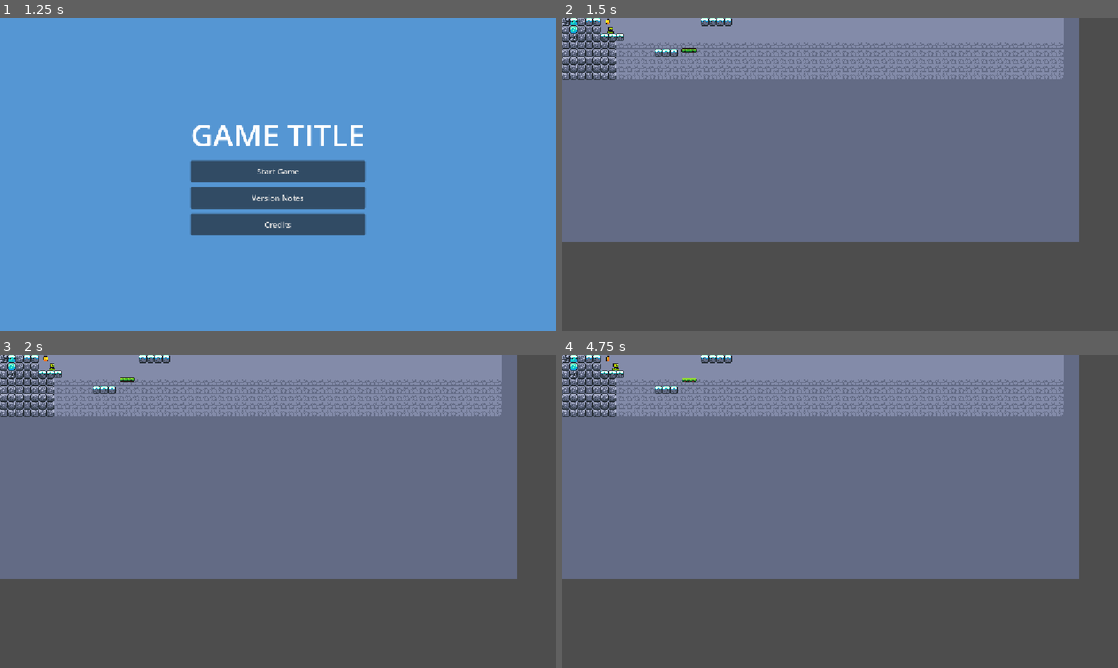
Above: before the commit, frames 1-4 (two rows, left to right).
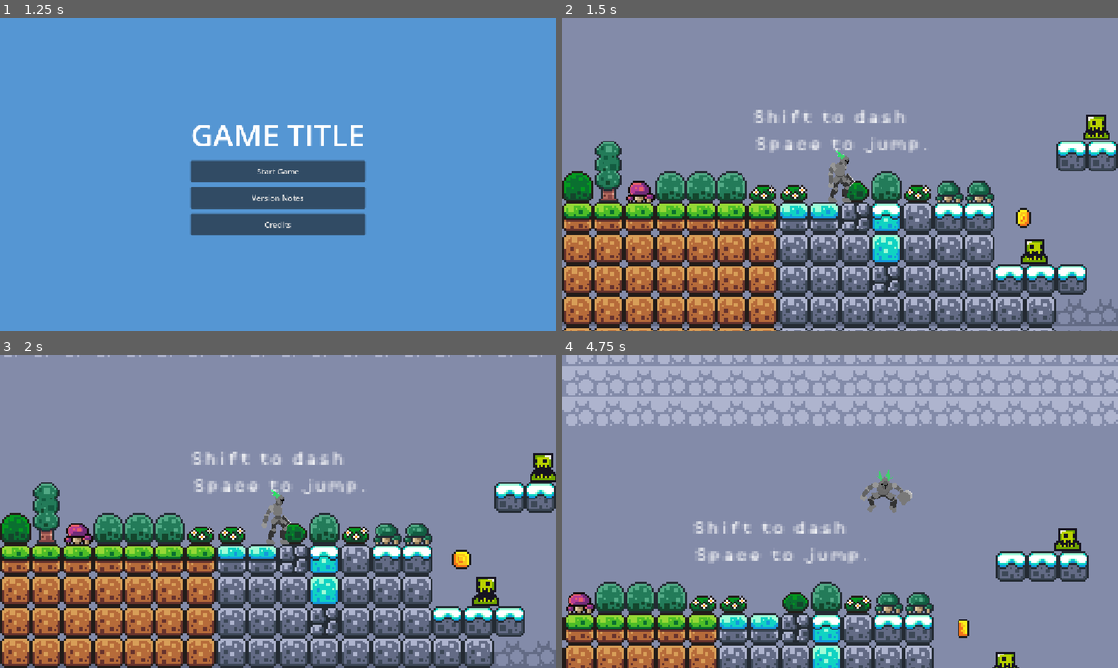
Above: after the commit, the same moments.

Repository: jrhagerty/first-game
Game: Godot game, scene res://scenes/splash_screen.tscn
Same seed, same stepped clock (60 frames per second), same inputs: the game is played once before the commit and once after it. Video files are missing from this copy of the repository; at most half a second of black plays in their place.
Inputs (mouse positions are in pixels of both pictures, inside the frame that each line leads up to):
- Up to frame 1 (1.25 s): tap Enter at 0.5 s; move the mouse to (400, 158) at 0.52 s; hold D (move_right) from 0.53 s (still down); tap Shift (dash) at 0.6 s; tap Space (Jump) at 0.77, 0.8, 1.07 s
- Up to frame 2 (1.5 s): release D (move_right) at 1.25 s; click "Start Game" at 1.25 s
- Up to frame 3 (2 s): no input
- Up to frame 4 (4.75 s): move the mouse to (728, 527) at 2.02 s; hold D (move_right) 2.03-2.78 s; tap Space (Jump) at 2.1, 2.27, 2.57, 3.05, 3.77, 4.07, 4.35, 4.52 s; tap Shift (dash) at 2.3, 2.85, 3.6 s; move the mouse to (895, 442) at 2.77 s; hold A (move_left) 2.78-3.53 s; move the mouse to (812, 574) at 3.52 s; hold D (move_right) from 3.53 s (still down); move the mouse to (1006, 558) at 4.27 s

Frame 1 is identical in both runs. In frame 2, 84% of the frame differs, in the area x 0-100%, y 0-100%; in frame 3, 84%; in frame 4, 94%.

Commit message:
Update player.tscn

Diff:
--- a/scenes/player.tscn
+++ b/scenes/player.tscn
@@ -1,234 +1,234 @@
 [gd_scene format=3 uid="uid://b3hjlgmu1lcvb"]
 
 [ext_resource type="Script" uid="uid://bhqlgaeisqull" path="res://scripts/player.gd" id="1_g2els"]
-[ext_resource type="Texture2D" path="res://Dashing Right.png" id="2_d2wvv"]
-[ext_resource type="Texture2D" path="res://Drake Knight Idle Left.png" id="2_tuyoq"]
-[ext_resource type="Texture2D" path="res://Dashing left.png" id="3_3v2ag"]
+[ext_resource type="Texture2D" uid="uid://dsigdc46u6jih" path="res://assets/player/Dashing left.png" id="2_d2wvv"]
+[ext_resource type="Texture2D" uid="uid://blost1kneuiu0" path="res://assets/player/Dashing Right.png" id="3_3v2ag"]
 [ext_resource type="Script" uid="uid://3dk7yk8dshen" path="res://addons/almios_afterimage/afterimage_2d.gd" id="3_dqkch"]
 [ext_resource type="AudioStream" uid="uid://djyjise4qu42w" path="res://assets/sounds/jump.wav" id="3_qhqgy"]
-[ext_resource type="Texture2D" path="res://NEW DRAKE.png" id="3_qlg0r"]
-[ext_resource type="Texture2D" path="res://Drake Knight Jump right.png" id="4_ur7pv"]
-[ext_resource type="Texture2D" path="res://Drake Knight Run.png" id="5_fjrip"]
-[ext_resource type="Texture2D" path="res://Drake Knight Run left.png" id="5_smehm"]
-[ext_resource type="Texture2D" path="res://Drake Knight Jump Left.png" id="5_y4r1p"]
+[ext_resource type="Texture2D" uid="uid://c0lh15br60kyx" path="res://assets/player/Drake Knight Idle Left.png" id="4_jej6c"]
+[ext_resource type="Texture2D" uid="uid://blol5p7ouimyv" path="res://assets/player/NEW DRAKE.png" id="5_f1ej7"]
+[ext_resource type="Texture2D" uid="uid://db8w46ps80skx" path="res://assets/player/Drake Knight Jump Left.png" id="6_oprun"]
+[ext_resource type="Texture2D" uid="uid://dyh6bmycfdx7s" path="res://assets/player/Drake Knight Jump right.png" id="7_a8ls1"]
+[ext_resource type="Texture2D" uid="uid://cxx2r71c882xh" path="res://assets/player/Drake Knight Run left.png" id="8_qfm1y"]
+[ext_resource type="Texture2D" uid="uid://c6dv281068akg" path="res://assets/player/Drake Knight Run.png" id="9_fulsm"]
+
+[sub_resource type="AtlasTexture" id="AtlasTexture_4r5pv"]
+atlas = ExtResource("2_d2wvv")
+region = Rect2(0, 0, 64, 64)
+
+[sub_resource type="AtlasTexture" id="AtlasTexture_60mlk"]
+atlas = ExtResource("2_d2wvv")
+region = Rect2(64, 0, 64, 64)
+
+[sub_resource type="AtlasTexture" id="AtlasTexture_i4ail"]
+atlas = ExtResource("2_d2wvv")
+region = Rect2(128, 0, 64, 64)
+
+[sub_resource type="AtlasTexture" id="AtlasTexture_a38lo"]
+atlas = ExtResource("2_d2wvv")
+region = Rect2(192, 0, 64, 64)
+
+[sub_resource type="AtlasTexture" id="AtlasTexture_4ni07"]
+atlas = ExtResource("2_d2wvv")
+region = Rect2(256, 0, 64, 64)
+
+[sub_resource type="AtlasTexture" id="AtlasTexture_l71n6"]
+atlas = ExtResource("3_3v2ag")
+region = Rect2(0, 0, 64, 64)
+
+[sub_resource type="AtlasTexture" id="AtlasTexture_ke2ow"]
+atlas = ExtResource("3_3v2ag")
+region = Rect2(64, 0, 64, 64)
+
+[sub_resource type="AtlasTexture" id="AtlasTexture_ujl30"]
+atlas = ExtResource("3_3v2ag")
+region = Rect2(128, 0, 64, 64)
+
+[sub_resource type="AtlasTexture" id="AtlasTexture_31cv2"]
+atlas = ExtResource("3_3v2ag")
+region = Rect2(192, 0, 64, 64)
+
+[sub_resource type="AtlasTexture" id="AtlasTexture_pf23h"]
+atlas = ExtResource("3_3v2ag")
+region = Rect2(256, 0, 64, 64)
+
+[sub_resource type="AtlasTexture" id="AtlasTexture_dt7fs"]
+atlas = ExtResource("4_jej6c")
+region = Rect2(0, 0, 64, 64)
+
+[sub_resource type="AtlasTexture" id="AtlasTexture_wqfne"]
+atlas = ExtResource("4_jej6c")
+region = Rect2(64, 0, 64, 64)
+
+[sub_resource type="AtlasTexture" id="AtlasTexture_wnwbv"]
+atlas = ExtResource("4_jej6c")
+region = Rect2(128, 0, 64, 64)
+
+[sub_resource type="AtlasTexture" id="AtlasTexture_gl8cc"]
+atlas = ExtResource("4_jej6c")
+region = Rect2(192, 0, 64, 64)
+
+[sub_resource type="AtlasTexture" id="AtlasTexture_487ah"]
+atlas = ExtResource("4_jej6c")
+region = Rect2(256, 0, 64, 64)
+
+[sub_resource type="AtlasTexture" id="AtlasTexture_md1ol"]
+atlas = ExtResource("4_jej6c")
+region = Rect2(320, 0, 64, 64)
+
+[sub_resource type="AtlasTexture" id="AtlasTexture_bj30b"]
+atlas = ExtResource("5_f1ej7")
+region = Rect2(0, 0, 64, 64)
+
+[sub_resource type="AtlasTexture" id="AtlasTexture_jc3p3"]
+atlas = ExtResource("5_f1ej7")
+region = Rect2(64, 0, 64, 64)
+
+[sub_resource type="AtlasTexture" id="AtlasTexture_hax0n"]
+atlas = ExtResource("5_f1ej7")
+region = Rect2(128, 0, 64, 64)
+
+[sub_resource type="AtlasTexture" id="AtlasTexture_t4otl"]
+atlas = ExtResource("5_f1ej7")
+region = Rect2(192, 0, 64, 64)
+
+[sub_resource type="AtlasTexture" id="AtlasTexture_j2b1d"]
+atlas = ExtResource("5_f1ej7")
+region = Rect2(256, 0, 64, 64)
+
+[sub_resource type="AtlasTexture" id="AtlasTexture_cs1tg"]
+atlas = ExtResource("5_f1ej7")
+region = Rect2(320, 0, 64, 64)
+
+[sub_resource type="AtlasTexture" id="AtlasTexture_2dvfe"]
+atlas = ExtResource("6_oprun")
+region = Rect2(0, 0, 64, 64)
+
+[sub_resource type="AtlasTexture" id="AtlasTexture_giy8y"]
+atlas = ExtResource("7_a8ls1")
+region = Rect2(0, 0, 64, 64)
+
+[sub_resource type="AtlasTexture" id="AtlasTexture_fdfoy"]
+atlas = ExtResource("8_qfm1y")
+region = Rect2(0, 0, 64, 64)
+
+[sub_resource type="AtlasTexture" id="AtlasTexture_hhpqf"]
+atlas = ExtResource("8_qfm1y")
+region = Rect2(64, 0, 64, 64)
+
+[sub_resource type="AtlasTexture" id="AtlasTexture_g5jhy"]
+atlas = ExtResource("8_qfm1y")
+region = Rect2(128, 0, 64, 64)
+
+[sub_resource type="AtlasTexture" id="AtlasTexture_holxr"]
+atlas = ExtResource("8_qfm1y")
+region = Rect2(192, 0, 64, 64)
 
 [sub_resource type="AtlasTexture" id="AtlasTexture_mx1m4"]
-atlas = ExtResource("2_d2wvv")
-region = Rect2(0, 0, 64, 64)
+atlas = ExtResource("8_qfm1y")
+region = Rect2(256, 0, 64, 64)
 
 [sub_resource type="AtlasTexture" id="AtlasTexture_4gjji"]
-atlas = ExtResource("2_d2wvv")
-region = Rect2(64, 0, 64, 64)
+atlas = ExtResource("8_qfm1y")
+region = Rect2(320, 0, 64, 64)
 
 [sub_resource type="AtlasTexture" id="AtlasTexture_u2ulf"]
-atlas = ExtResource("2_d2wvv")
-region = Rect2(128, 0, 64, 64)
+atlas = ExtResource("8_qfm1y")
+region = Rect2(384, 0, 64, 64)
 
 [sub_resource type="AtlasTexture" id="AtlasTexture_6e8lb"]
-atlas = ExtResource("2_d2wvv")
-region = Rect2(192, 0, 64, 64)
+atlas = ExtResource("8_qfm1y")
+region = Rect2(448, 0, 64, 64)
 
 [sub_resource type="AtlasTexture" id="AtlasTexture_2gdjj"]
-atlas = ExtResource("2_d2wvv")
-region = Rect2(256, 0, 64, 64)
+atlas = ExtResource("8_qfm1y")
+region = Rect2(512, 0, 64, 64)
 
 [sub_resource type="AtlasTexture" id="AtlasTexture_sc3ue"]
-atlas = ExtResource("3_3v2ag")
-region = Rect2(0, 0, 64, 64)
+atlas = ExtResource("8_qfm1y")
+region = Rect2(576, 0, 64, 64)
 
 [sub_resource type="AtlasTexture" id="AtlasTexture_lxlsd"]
-atlas = ExtResource("3_3v2ag")
-region = Rect2(64, 0, 64, 64)
+atlas = ExtResource("8_qfm1y")
+region = Rect2(640, 0, 64, 64)
 
 [sub_resource type="AtlasTexture" id="AtlasTexture_ha2mi"]
-atlas = ExtResource("3_3v2ag")
-region = Rect2(128, 0, 64, 64)
+atlas = ExtResource("8_qfm1y")
+region = Rect2(704, 0, 64, 64)
 
 [sub_resource type="AtlasTexture" id="AtlasTexture_apa73"]
-atlas = ExtResource("3_3v2ag")
-region = Rect2(192, 0, 64, 64)
+atlas = ExtResource("8_qfm1y")
+region = Rect2(768, 0, 64, 64)
 
 [sub_resource type="AtlasTexture" id="AtlasTexture_74r1k"]
-atlas = ExtResource("3_3v2ag")
-region = Rect2(256, 0, 64, 64)
-
-[sub_resource type="AtlasTexture" id="AtlasTexture_pf23h"]
-atlas = ExtResource("2_tuyoq")
-region = Rect2(0, 0, 64, 64)
-
-[sub_resource type="AtlasTexture" id="AtlasTexture_dt7fs"]
-atlas = ExtResource("2_tuyoq")
-region = Rect2(64, 0, 64, 64)
-
-[sub_resource type="AtlasTexture" id="AtlasTexture_wqfne"]
-atlas = ExtResource("2_tuyoq")
-region = Rect2(128, 0, 64, 64)
-
-[sub_resource type="AtlasTexture" id="AtlasTexture_wnwbv"]
-atlas = ExtResource("2_tuyoq")
-region = Rect2(192, 0, 64, 64)
-
-[sub_resource type="AtlasTexture" id="AtlasTexture_gl8cc"]
-atlas = ExtResource("2_tuyoq")
-region = Rect2(256, 0, 64, 64)
-
-[sub_resource type="AtlasTexture" id="AtlasTexture_487ah"]
-atlas = ExtResource("2_tuyoq")
+atlas = ExtResource("9_fulsm")
+region = Rect2(0, 0, 64, 64)
+
+[sub_resource type="AtlasTexture" id="AtlasTexture_8svfe"]
+atlas = ExtResource("9_fulsm")
+region = Rect2(64, 0, 64, 64)
+
+[sub_resource type="AtlasTexture" id="AtlasTexture_2a3c5"]
+atlas = ExtResource("9_fulsm")
+region = Rect2(128, 0, 64, 64)
+
+[sub_resource type="AtlasTexture" id="AtlasTexture_42b1b"]
+atlas = ExtResource("9_fulsm")
+region = Rect2(192, 0, 64, 64)
+
+[sub_resource type="AtlasTexture" id="AtlasTexture_h7ic4"]
+atlas = ExtResource("9_fulsm")
+region = Rect2(256, 0, 64, 64)
+
+[sub_resource type="AtlasTexture" id="AtlasTexture_au7lq"]
+atlas = ExtResource("9_fulsm")
 region = Rect2(320, 0, 64, 64)
 
-[sub_resource type="AtlasTexture" id="AtlasTexture_qlg0r"]
-atlas = ExtResource("3_qlg0r")
-region = Rect2(0, 0, 64, 64)
-
-[sub_resource type="AtlasTexture" id="AtlasTexture_4ni07"]
-atlas = ExtResource("3_qlg0r")
-region = Rect2(64, 0, 64, 64)
-
-[sub_resource type="AtlasTexture" id="AtlasTexture_l71n6"]
-atlas = ExtResource("3_qlg0r")
-region = Rect2(128, 0, 64, 64)
-
-[sub_resource type="AtlasTexture" id="AtlasTexture_ke2ow"]
-atlas = ExtResource("3_qlg0r")
-region = Rect2(192, 0, 64, 64)
-
-[sub_resource type="AtlasTexture" id="AtlasTexture_ujl30"]
-atlas = ExtResource("3_qlg0r")
-region = Rect2(256, 0, 64, 64)
-
-[sub_resource type="AtlasTexture" id="AtlasTexture_31cv2"]
-atlas = ExtResource("3_qlg0r")
-region = Rect2(320, 0, 64, 64)
-
-[sub_resource type="AtlasTexture" id="AtlasTexture_holxr"]
-atlas = ExtResource("5_y4r1p")
-region = Rect2(0, 0, 64, 64)
-
-[sub_resource type="AtlasTexture" id="AtlasTexture_g5jhy"]
-atlas = ExtResource("4_ur7pv")
-region = Rect2(0, 0, 64, 64)
-
-[sub_resource type="AtlasTexture" id="AtlasTexture_i4ail"]
-atlas = ExtResource("5_smehm")
-region = Rect2(0, 0, 64, 64)
-
-[sub_resource type="AtlasTexture" id="AtlasTexture_a38lo"]
-atlas = ExtResource("5_smehm")
-region = Rect2(64, 0, 64, 64)
-
-[sub_resource type="AtlasTexture" id="AtlasTexture_md1ol"]
-atlas = ExtResource("5_smehm")
-region = Rect2(128, 0, 64, 64)
-
-[sub_resource type="AtlasTexture" id="AtlasTexture_bj30b"]
-atlas = ExtResource("5_smehm")
-region = Rect2(192, 0, 64, 64)
-
-[sub_resource type="AtlasTexture" id="AtlasTexture_jc3p3"]
-atlas = ExtResource("5_smehm")
-region = Rect2(256, 0, 64, 64)
-
-[sub_resource type="AtlasTexture" id="AtlasTexture_hax0n"]
-atlas = ExtResource("5_smehm")
-region = Rect2(320, 0, 64, 64)
-
-[sub_resource type="AtlasTexture" id="AtlasTexture_t4otl"]
-atlas = ExtResource("5_smehm")
+[sub_resource type="AtlasTexture" id="AtlasTexture_nubpm"]
+atlas = ExtResource("9_fulsm")
 region = Rect2(384, 0, 64, 64)
 
-[sub_resource type="AtlasTexture" id="AtlasTexture_j2b1d"]
-atlas = ExtResource("5_smehm")
+[sub_resource type="AtlasTexture" id="AtlasTexture_ua5cf"]
+atlas = ExtResource("9_fulsm")
 region = Rect2(448, 0, 64, 64)
 
-[sub_resource type="AtlasTexture" id="AtlasTexture_cs1tg"]
-atlas = ExtResource("5_smehm")
+[sub_resource type="AtlasTexture" id="AtlasTexture_51ujp"]
+atlas = ExtResource("9_fulsm")
 region = Rect2(512, 0, 64, 64)
 
-[sub_resource type="AtlasTexture" id="AtlasTexture_2dvfe"]
-atlas = ExtResource("5_smehm")
+[sub_resource type="AtlasTexture" id="AtlasTexture_tk41t"]
+atlas = ExtResource("9_fulsm")
 region = Rect2(576, 0, 64, 64)
 
-[sub_resource type="AtlasTexture" id="AtlasTexture_giy8y"]
-atlas = ExtResource("5_smehm")
+[sub_resource type="AtlasTexture" id="AtlasTexture_fuw3a"]
+atlas = ExtResource("9_fulsm")
 region = Rect2(640, 0, 64, 64)
 
-[sub_resource type="AtlasTexture" id="AtlasTexture_fdfoy"]
-atlas = ExtResource("5_smehm")
+[sub_resource type="AtlasTexture" id="AtlasTexture_8txt3"]
+atlas = ExtResource("9_fulsm")
 region = Rect2(704, 0, 64, 64)
 
-[sub_resource type="AtlasTexture" id="AtlasTexture_hhpqf"]
-atlas = ExtResource("5_smehm")
-region = Rect2(768, 0, 64, 64)
-
-[sub_resource type="AtlasTexture" id="AtlasTexture_smehm"]
-atlas = ExtResource("5_fjrip")
-region = Rect2(0, 0, 64, 64)
-
-[sub_resource type="AtlasTexture" id="AtlasTexture_ur7pv"]
-atlas = ExtResource("5_fjrip")
-region = Rect2(64, 0, 64, 64)
-
-[sub_resource type="AtlasTexture" id="AtlasTexture_y4r1p"]
-atlas = ExtResource("5_fjrip")
-region = Rect2(128, 0, 64, 64)
-
-[sub_resource type="AtlasTexture" id="AtlasTexture_d2wvv"]
-atlas = ExtResource("5_fjrip")
-region = Rect2(192, 0, 64, 64)
-
-[sub_resource type="AtlasTexture" id="AtlasTexture_3v2ag"]
-atlas = ExtResource("5_fjrip")
-region = Rect2(256, 0, 64, 64)
-
-[sub_resource type="AtlasTexture" id="AtlasTexture_jej6c"]
-atlas = ExtResource("5_fjrip")
-region = Rect2(320, 0, 64, 64)
-
-[sub_resource type="AtlasTexture" id="AtlasTexture_f1ej7"]
-atlas = ExtResource("5_fjrip")
-region = Rect2(384, 0, 64, 64)
-
-[sub_resource type="AtlasTexture" id="AtlasTexture_oprun"]
-atlas = ExtResource("5_fjrip")
-region = Rect2(448, 0, 64, 64)
-
-[sub_resource type="AtlasTexture" id="AtlasTexture_a8ls1"]
-atlas = ExtResource("5_fjrip")
-region = Rect2(512, 0, 64, 64)
-
-[sub_resource type="AtlasTexture" id="AtlasTexture_qfm1y"]
-atlas = ExtResource("5_fjrip")
-region = Rect2(576, 0, 64, 64)
-
-[sub_resource type="AtlasTexture" id="AtlasTexture_fulsm"]
-atlas = ExtResource("5_fjrip")
-region = Rect2(640, 0, 64, 64)
-
-[sub_resource type="AtlasTexture" id="AtlasTexture_4r5pv"]
-atlas = ExtResource("5_fjrip")
-region = Rect2(704, 0, 64, 64)
-
-[sub_resource type="AtlasTexture" id="AtlasTexture_60mlk"]
-atlas = ExtResource("5_fjrip")
+[sub_resource type="AtlasTexture" id="AtlasTexture_2w11d"]
+atlas = ExtResource("9_fulsm")
 region = Rect2(768, 0, 64, 64)
 
 [sub_resource type="SpriteFrames" id="SpriteFrames_r3iag"]
 animations = [{
 "frames": [{
 "duration": 1.0,
-"texture": SubResource("AtlasTexture_mx1m4")
-}, {
-"duration": 1.0,
-"texture": SubResource("AtlasTexture_4gjji")
-}, {
-"duration": 1.0,
-"texture": SubResource("AtlasTexture_u2ulf")
-}, {
-"duration": 1.0,
-"texture": SubResource("AtlasTexture_6e8lb")
-}, {
-"duration": 1.0,
-"texture": SubResource("AtlasTexture_2gdjj")
+"texture": SubResource("AtlasTexture_4r5pv")
+}, {
+"duration": 1.0,
+"texture": SubResource("AtlasTexture_60mlk")
+}, {
+"duration": 1.0,
+"texture": SubResource("AtlasTexture_i4ail")
+}, {
+"duration": 1.0,
+"texture": SubResource("AtlasTexture_a38lo")
+}, {
+"duration": 1.0,
+"texture": SubResource("AtlasTexture_4ni07")
 }],
 "loop": 1,
 "name": &"dash_left",
@@ -256,9 +256,6 @@
 }, {
 "frames": [{
 "duration": 1.0,
-"texture": SubResource("AtlasTexture_pf23h")
-}, {
-"duration": 1.0,
 "texture": SubResource("AtlasTexture_dt7fs")
 }, {
 "duration": 1.0,
@@ -272,6 +269,9 @@
 }, {
 "duration": 1.0,
 "texture": SubResource("AtlasTexture_487ah")
+}, {
+"duration": 1.0,
+"texture": SubResource("AtlasTexture_md1ol")
 }],
 "loop": 1,
 "name": &"idle_left",
@@ -318,43 +318,43 @@
 }, {
 "frames": [{
 "duration": 1.0,
-"texture": SubResource("AtlasTexture_i4ail")
-}, {
-"duration": 1.0,
-"texture": SubResource("AtlasTexture_a38lo")
-}, {
-"duration": 1.0,
-"texture": SubResource("AtlasTexture_md1ol")
-}, {
-"duration": 1.0,
-"texture": SubResource("AtlasTexture_bj30b")
-}, {
-"duration": 1.0,
-"texture": SubResource("AtlasTexture_jc3p3")
-}, {
-"duration": 1.0,
-"texture": SubResource("AtlasTexture_hax0n")
-}, {
-"duration": 1.0,
-"texture": SubResource("AtlasTexture_t4otl")
-}, {
-"duration": 1.0,
-"texture": SubResource("AtlasTexture_j2b1d")
-}, {
-"duration": 1.0,
-"texture": SubResource("AtlasTexture_cs1tg")
-}, {
-"duration": 1.0,
-"texture": SubResource("AtlasTexture_2dvfe")
-}, {
-"duration": 1.0,
-"texture": SubResource("AtlasTexture_giy8y")
-}, {
-"duration": 1.0,
 "texture": SubResource("AtlasTexture_fdfoy")
 }, {
 "duration": 1.0,
 "texture": SubResource("AtlasTexture_hhpqf")
+}, {
+"duration": 1.0,
+"texture": SubResource("AtlasTexture_g5jhy")
+}, {
+"duration": 1.0,
+"texture": SubResource("AtlasTexture_holxr")
+}, {
+"duration": 1.0,
+"texture": SubResource("AtlasTexture_mx1m4")
+}, {
+"duration": 1.0,
+"texture": SubResource("AtlasTexture_4gjji")
+}, {
+"duration": 1.0,
+"texture": SubResource("AtlasTexture_u2ulf")
+}, {
+"duration": 1.0,
+"texture": SubResource("AtlasTexture_6e8lb")
+}, {
+"duration": 1.0,
+"texture": SubResource("AtlasTexture_2gdjj")
+}, {
+"duration": 1.0,
+"texture": SubResource("AtlasTexture_sc3ue")
+}, {
+"duration": 1.0,
+"texture": SubResource("AtlasTexture_lxlsd")
+}, {
+"duration": 1.0,
+"texture": SubResource("AtlasTexture_ha2mi")
+}, {
+"duration": 1.0,
+"texture": SubResource("AtlasTexture_apa73")
 }],
 "loop": 1,
 "name": &"run_left",
@@ -418,9 +418,8 @@
 position = Vector2(1, -8)
 scale = Vector2(0.5332031, 0.5332031)
 sprite_frames = SubResource("SpriteFrames_r3iag")
-animation = &"dash_right"
-frame = 2
-frame_progress = 0.27213645
+animation = &"idle_left"
+frame_progress = 0.9816632
 
 [node name="Afterimage2D" type="Node2D" parent="AnimatedSprite2D" unique_id=816485873 node_paths=PackedStringArray("target")]
 show_behind_parent = true
Not shown: 5 places in scenes/player.tscn that only renumber resources
